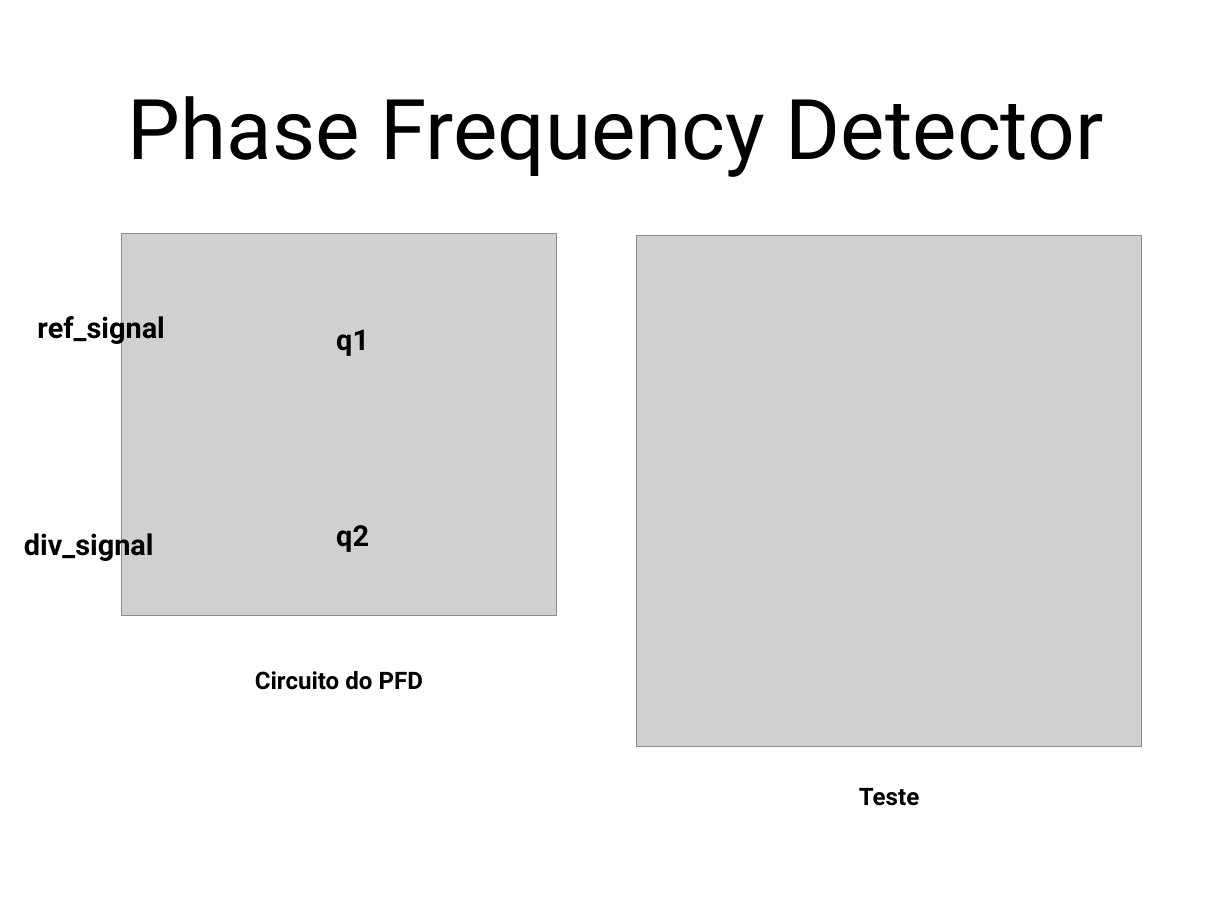
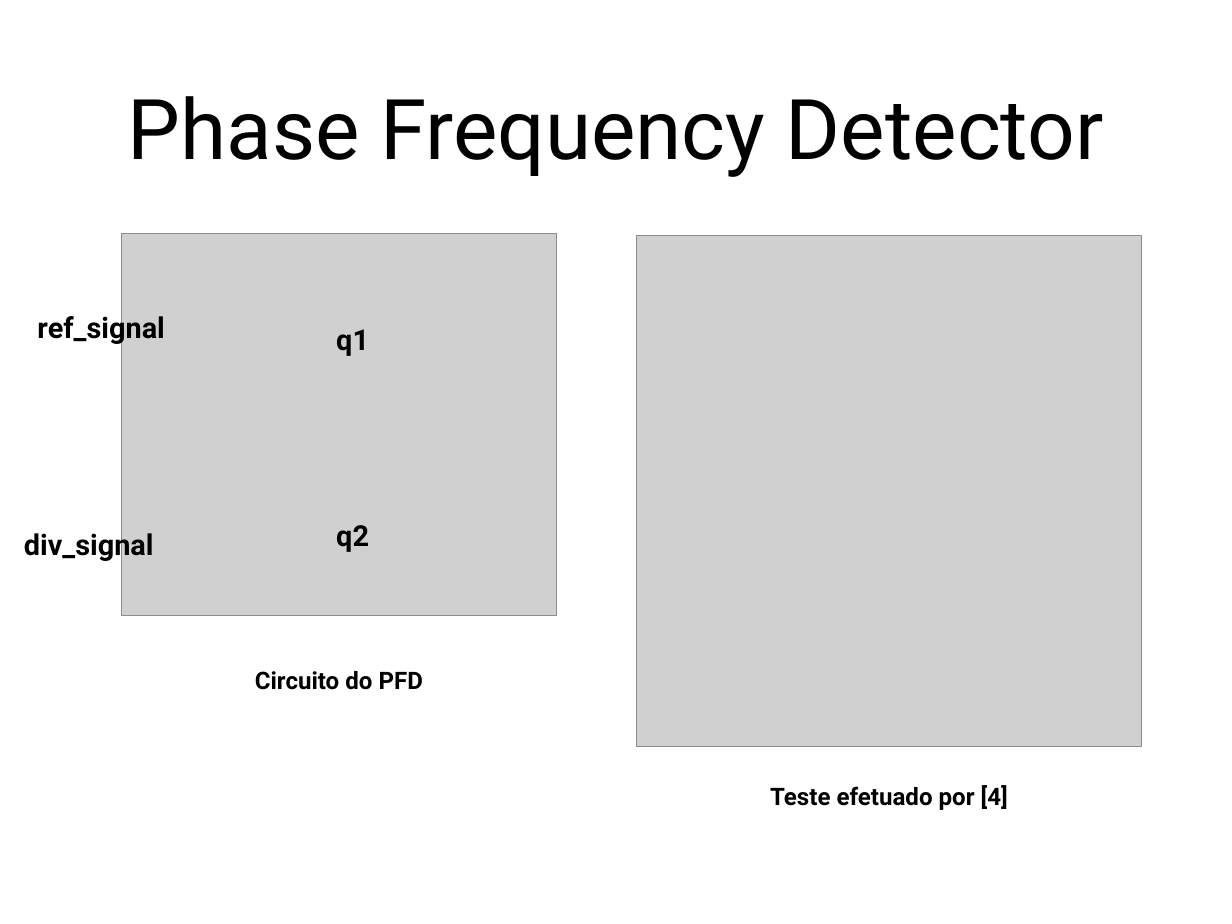
Before and after one commit to wwagner33/adpll-vhdl, a slide deck: slide 13 of trabalho-pll.pptx (slide 6 before the commit). Drawn at 1232x924 pixels with LibreOffice and Linux fonts; fonts in the diff are those of the drawing; grey boxes stand for pictures. Boxes give left, top, right and bottom in pixels: in the first picture for what was removed or moved away, otherwise in the second. Text is boxed around its words. In the diff, an @@ line names an element or a change of style, - is before the commit and + after.

```diff
--- a/trabalho-pll.pptx
+++ b/trabalho-pll.pptx
@@ text at box(770, 785, 1008, 810): text changed @@
-Teste
+Teste efetuado por [4]
```
Also in this commit, not shown: 5 other slides changed, 32 slides added, 2 slides removed, 7 other files.
